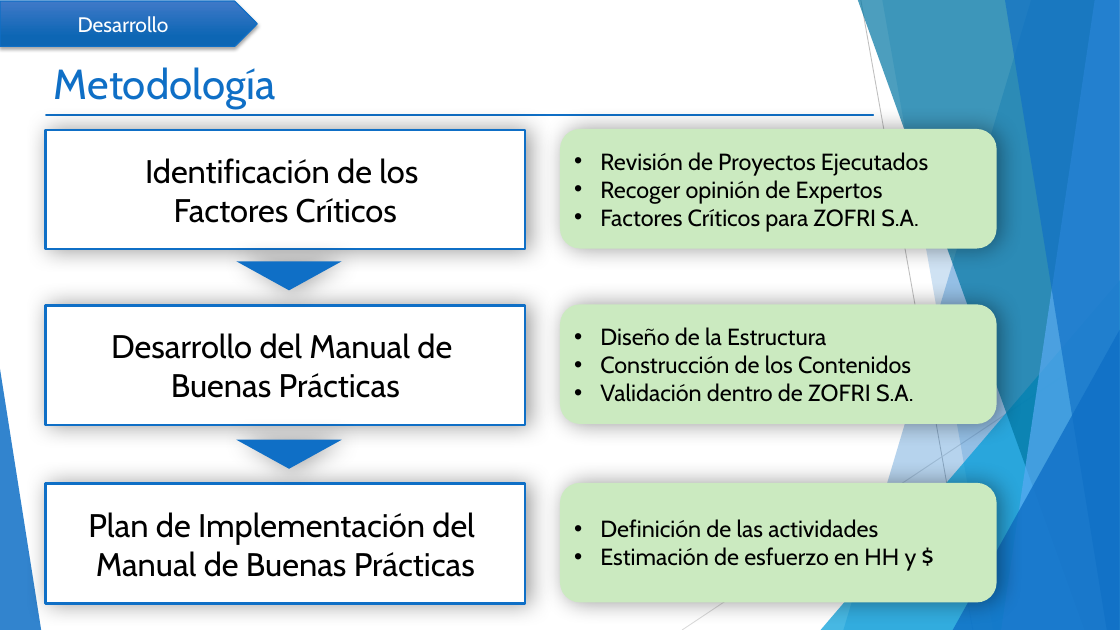
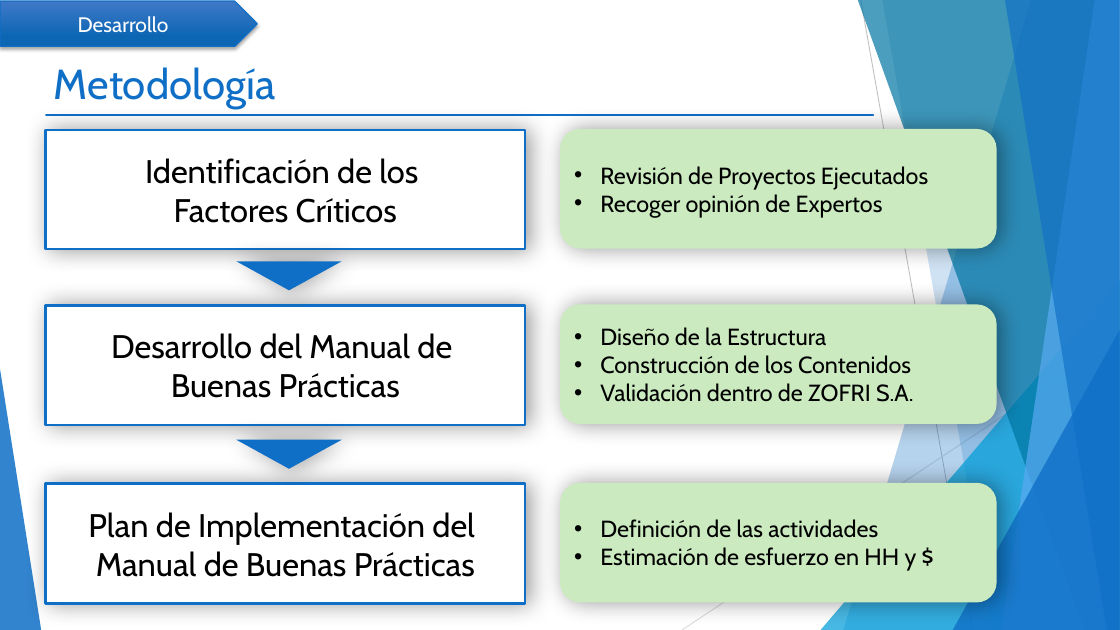
Before and after one commit to mcamara75/tituloUnap, a slide deck: slide 10 of 2018/TT IQQ 2018 Camara y Garay.pptx. Drawn at 1120x630 pixels with LibreOffice and Linux fonts; fonts in the diff are those of the drawing. Boxes give left, top, right and bottom in pixels: in the first picture for what was removed or moved away, otherwise in the second. Text is boxed around its words. In the diff, an @@ line names an element or a change of style, - is before the commit and + after.

```diff
--- a/2018/TT IQQ 2018 Camara y Garay.pptx
+++ b/2018/TT IQQ 2018 Camara y Garay.pptx
@@ text in rounded rectangle at (600, 209, 919, 232): paragraph removed @@
-• Factores Críticos para ZOFRI S.A.
```
Also in this commit, not shown: 2 other slides changed.
